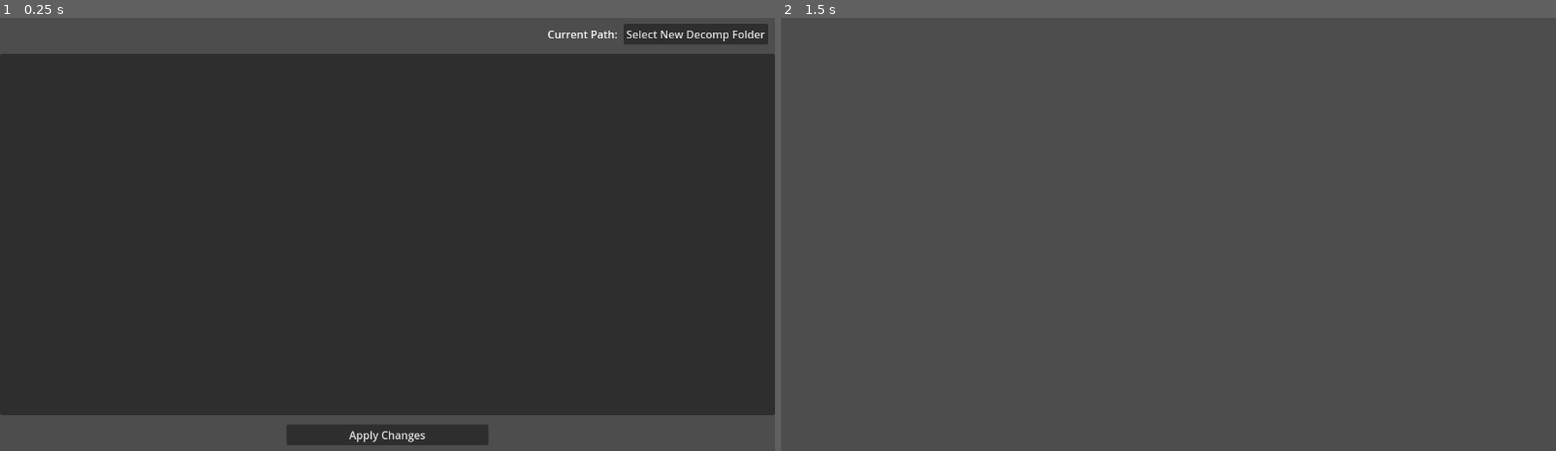
Above: before the commit, frames 1-2 (left to right).
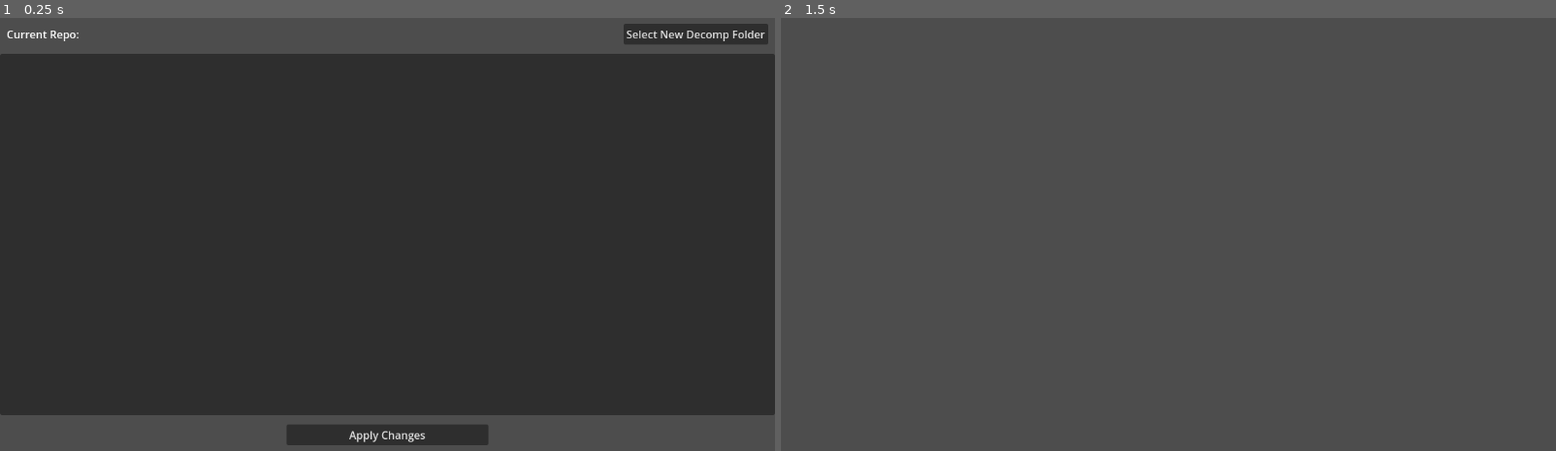
Above: after the commit, the same moments.

Repository: someone2639/HackerSM64-Configurator
Game: Godot game, scene res://MainPage.tscn
Two runs of this game, one before a commit and one after it. Both use one fixed random seed, a clock stepped at 60 frames per second and the inputs below. This scene is started directly instead of the project's main scene.
Inputs:
- Up to frame 1 (0.25 s): no input
- Up to frame 2 (1.5 s): click "Select New Decomp Folder" at 0.5 s; tap Enter at 1.25 s

The runs differ from the first frame. In frame 1, 0.2% of the frame differs, in the area x 0-80%, y 2-6%; in frame 2, nothing differs.
Error in both runs: Attempt to call function 'list_dir_begin' in base 'null instance' on a null instance. (res://config_tabs.gd:96)

Commit message:
add branch name too

Diff:
--- a/MainPage.tscn
+++ b/MainPage.tscn
@@ -37,6 +37,7 @@
 
 [node name="cur_path" type="Label" parent="VBoxContainer/top_bar/HBoxContainer"]
 layout_mode = 2
+size_flags_horizontal = 2
 
 [node name="NewFolderButton" type="Button" parent="VBoxContainer/top_bar/HBoxContainer"]
 layout_mode = 2
@@ -45,6 +46,7 @@
 [node name="TabContainer" type="TabContainer" parent="VBoxContainer"]
 layout_mode = 2
 size_flags_vertical = 3
+drag_to_rearrange_enabled = true
 script = ExtResource("1_5ne1x")
 
 [node name="bottom_bar" type="MarginContainer" parent="VBoxContainer"]
--- a/MainPage_topbar.gd
+++ b/MainPage_topbar.gd
@@ -8,4 +8,10 @@
 	get_tree().change_scene_to_file("res://SelectDecomp.tscn")
 
 func _on_cur_path_tree_entered():
-	get_node("VBoxContainer/top_bar/HBoxContainer/cur_path").text = "Current Path: " + GlobalVars.file_path
+	get_node("VBoxContainer/top_bar/HBoxContainer/cur_path").text = "Current Repo: " + GlobalVars.file_path
+	if FileAccess.file_exists(GlobalVars.file_path+"/.git/HEAD"):
+		var file = FileAccess.open(GlobalVars.file_path+"/.git/HEAD", FileAccess.READ)
+		var buf = file.get_as_text()
+		file.close()
+		var branch = buf.split("/heads/")[1].strip_edges()
+		get_node("VBoxContainer/top_bar/HBoxContainer/cur_path").text += " (" + branch + ")"
